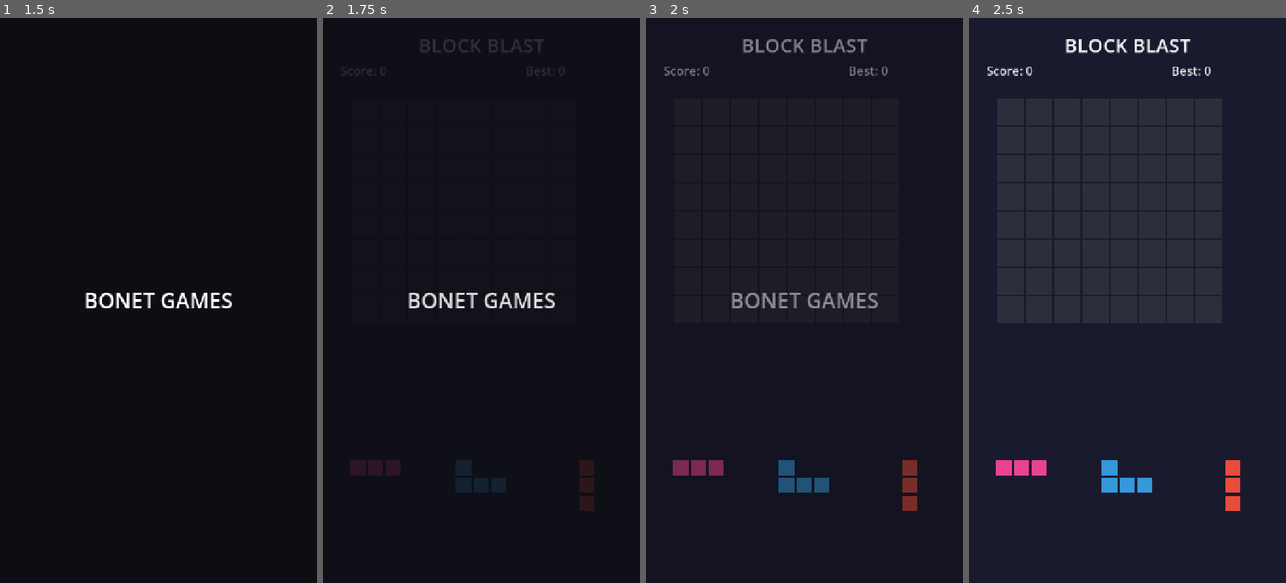
Above: before the commit, frames 1-4 (left to right).
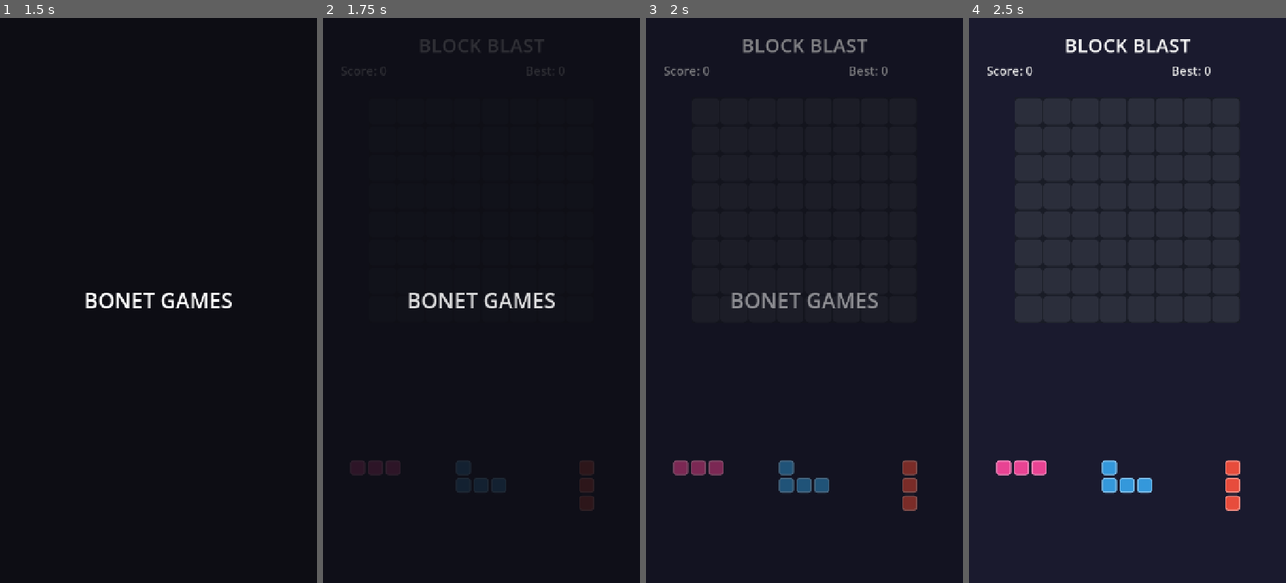
Above: after the commit, the same moments.

Repository: kpgursoy/mygame
Game: Godot game, scene res://scenes/Main.tscn
Two runs of this game, one before a commit and one after it. Both use one fixed random seed, a clock stepped at 60 frames per second and the inputs below.
Inputs:
- Up to frame 1 (1.5 s): tap Enter at 0.5 s; tap Space at 1.25 s
- Up to frame 2 (1.75 s): no input
- Up to frame 3 (2 s): no input
- Up to frame 4 (2.5 s): no input

Frame 1 is identical in both runs. In frame 2, less than 0.1% of the frame differs, in the area x 8-86%, y 78-88%; in frame 3, 0.4%; in frame 4, 0.6%.

Commit message:
küpler düzeltildi,kombo animasyonu,restart butonu,patlama efekti,grid tasarımı

Diff:
--- a/scripts/GridView.gd
+++ b/scripts/GridView.gd
@@ -9,6 +9,7 @@
 var board: Array = []
 var hover_cells: Array = []
 var hover_valid := false
+var hover_color := Color.WHITE
 
 # Taşı sürüklerken kare değişimini takip etmek için
 var last_hover_anchor := Vector2i(-999, -999)
@@ -16,6 +17,14 @@
 func _ready() -> void:
 	custom_minimum_size = Vector2(GRID_SIZE * cell_size, GRID_SIZE * cell_size)
 	size = custom_minimum_size
+
+	# OTOMATİK ORTALAMA: Ekranın tam ortasına yatayda kilitler
+	anchors_preset = Control.PRESET_CENTER_TOP
+	anchor_left = 0.5
+	anchor_right = 0.5
+	offset_left = -(GRID_SIZE * cell_size) / 2.0
+	offset_right = (GRID_SIZE * cell_size) / 2.0
+
 	_init_board()
 	mouse_exited.connect(_on_mouse_exited)
 
@@ -40,21 +49,53 @@
 	queue_redraw()
 
 func _draw() -> void:
+	# Arka plan paneli
 	draw_rect(Rect2(Vector2.ZERO, Vector2(GRID_SIZE * cell_size, GRID_SIZE * cell_size)), Color(0.10, 0.11, 0.15))
+
 	for y in range(GRID_SIZE):
 		for x in range(GRID_SIZE):
 			var r = Rect2(x * cell_size + 1, y * cell_size + 1, cell_size - 3, cell_size - 3)
 			var c = board[y][x]
+
 			if c != null:
-				draw_rect(r, c)
+				_draw_styled_block(r, c)
 			else:
-				draw_rect(r, Color(0.17, 0.18, 0.23))
+				# Boş kareler için yuvarlatılmış mat kutu
+				_draw_styled_block(r, Color(0.17, 0.18, 0.23), true)
+
+	# Sürüklerken gösterilen önizleme (yarı saydam siluet)
 	if hover_cells.size() > 0:
-		var hc = Color(0.3, 1.0, 0.4, 0.5) if hover_valid else Color(1.0, 0.25, 0.25, 0.5)
+		var hc = hover_color
+		hc.a = 0.45 if hover_valid else 0.25
+		if not hover_valid:
+			hc = Color(0.9, 0.2, 0.2, 0.35) # Geçersiz yerleşimse şeffaf kırmızı
+
 		for cell in hover_cells:
 			if in_bounds(cell.x, cell.y):
 				var r = Rect2(cell.x * cell_size + 1, cell.y * cell_size + 1, cell_size - 3, cell_size - 3)
-				draw_rect(r, hc)
+				_draw_styled_block(r, hc)
+
+# Blokları modern, yuvarlatılmış ve 3D görünümlü çizen fonksiyon
+func _draw_styled_block(rect: Rect2, color: Color, is_empty: bool = false) -> void:
+	var style = StyleBoxFlat.new()
+	style.bg_color = color
+
+	# Köşe yuvarlatma (Block Blast tarzı kavis)
+	var radius = int(rect.size.x * 0.18)
+	style.corner_radius_top_left = radius
+	style.corner_radius_top_right = radius
+	style.corner_radius_bottom_left = radius
+	style.corner_radius_bottom_right = radius
+
+	if not is_empty:
+		# Kenarlara parlaklık/kabartma çizgisi ekler
+		style.border_width_top = 3
+		style.border_width_left = 3
+		style.border_width_bottom = 3
+		style.border_width_right = 3
+		style.border_color = color.lightened(0.35)
+
+	draw_style_box(style, rect)
 
 func in_bounds(x: int, y: int) -> bool:
 	return x >= 0 and x < GRID_SIZE and y >= 0 and y < GRID_SIZE
@@ -81,6 +122,7 @@
 		var x = anchor.x + cell.x
 		var y = anchor.y + cell.y
 		board[y][x] = color
+
 	var cleared = clear_lines()
 	queue_redraw()
 	piece_placed.emit(cleared, shape.size())
@@ -88,6 +130,7 @@
 func clear_lines() -> int:
 	var rows_to_clear = []
 	var cols_to_clear = []
+
 	for y in range(GRID_SIZE):
 		var full = true
 		for x in range(GRID_SIZE):
@@ -96,6 +139,7 @@
 				break
 		if full:
 			rows_to_clear.append(y)
+
 	for x in range(GRID_SIZE):
 		var full = true
 		for y in range(GRID_SIZE):
@@ -104,13 +148,92 @@
 				break
 		if full:
 			cols_to_clear.append(x)
-	for y in rows_to_clear:
-		for x in range(GRID_SIZE):
-			board[y][x] = null
-	for x in cols_to_clear:
-		for y in range(GRID_SIZE):
-			board[y][x] = null
-	return rows_to_clear.size() + cols_to_clear.size()
+
+	var total_cleared = rows_to_clear.size() + cols_to_clear.size()
+
+	if total_cleared > 0:
+		var cells_to_animate: Array = []
+
+		for y in rows_to_clear:
+			for x in range(GRID_SIZE):
+				if not Vector2i(x, y) in cells_to_animate:
+					cells_to_animate.append(Vector2i(x, y))
+
+		for x in cols_to_clear:
+			for y in range(GRID_SIZE):
+				if not Vector2i(x, y) in cells_to_animate:
+					cells_to_animate.append(Vector2i(x, y))
+
+		# Güçlü Patlama Animasyonu & Parçacıklar
+		_animate_clearing_cells_v2(cells_to_animate, total_cleared)
+
+	return total_cleared
+
+# GÜÇLÜ PATLAMA & PARÇACIK ANİMASYONU
+func _animate_clearing_cells_v2(cells: Array, intensity: int) -> void:
+	var anim_container = Node2D.new()
+	add_child(anim_container)
+
+	# GRID SARSINTISI (Screen Shake)
+	var original_pos = position
+	var shake_tween = create_tween()
+	for i in range(5):
+		var offset = Vector2(randf_range(-6, 6), randf_range(-6, 6)) * intensity
+		shake_tween.tween_property(self, "position", original_pos + offset, 0.03)
+	shake_tween.tween_property(self, "position", original_pos, 0.03)
+
+	for cell in cells:
+		var color = board[cell.y][cell.x]
+		if color == null:
+			continue
+
+		board[cell.y][cell.x] = null
+
+		var center_pos = Vector2(cell.x * cell_size + cell_size / 2.0, cell.y * cell_size + cell_size / 2.0)
+
+		# 1. PARÇACIK PATLAMASI (Kıvılcımlar/Konfetiler)
+		var particles = CPUParticles2D.new()
+		particles.position = center_pos
+		particles.emitting = false
+		particles.one_shot = true
+		particles.amount = 14
+		particles.lifetime = 0.4
+		particles.explosiveness = 0.9
+		particles.spread = 180.0
+		particles.gravity = Vector2(0, 400) # Aşağı doğru düşüş
+		particles.initial_velocity_min = 100.0
+		particles.initial_velocity_max = 220.0
+		particles.scale_amount_min = 4.0
+		particles.scale_amount_max = 8.0
+		particles.color = color.lightened(0.2)
+		anim_container.add_child(particles)
+		particles.emitting = true
+
+		# 2. PATLAYAN BLOK GÖRSELİ
+		var r = Rect2(cell.x * cell_size + 1, cell.y * cell_size + 1, cell_size - 3, cell_size - 3)
+		var temp_block = Control.new()
+		temp_block.position = r.position
+		temp_block.size = r.size
+		temp_block.pivot_offset = r.size / 2.0
+
+		var block_color = color
+		temp_block.draw.connect(func():
+			var local_rect = Rect2(Vector2.ZERO, r.size)
+			_draw_styled_block(local_rect, block_color)
+		)
+
+		anim_container.add_child(temp_block)
+		temp_block.queue_redraw()
+
+		# TWEEN ANİMASYONU: Hızla büyüyüp parlayarak kaybolma
+		var tween = create_tween().set_parallel(true)
+		tween.tween_property(temp_block, "scale", Vector2(1.35, 1.35), 0.1).set_trans(Tween.TRANS_BACK)
+		tween.tween_property(temp_block, "modulate", Color(2.0, 2.0, 2.0, 0.0), 0.18).set_trans(Tween.TRANS_QUAD)
+
+	queue_redraw()
+
+	await get_tree().create_timer(0.45).timeout
+	anim_container.queue_free()
 
 func anchor_from_local(pos: Vector2, shape: Array) -> Vector2i:
 	var max_x := 0
@@ -133,12 +256,14 @@
 		return false
 
 	var shape = data["shape"]
+	if data.has("color"):
+		hover_color = data["color"]
+
 	var anchor = anchor_from_local(pos, shape)
 
-	# EĞER TAŞ YENİ BİR KARENİN ÜSTÜNE GELDİYSE ÇOK HAFİF TİTRET
 	if anchor != last_hover_anchor:
 		last_hover_anchor = anchor
-		Input.vibrate_handheld(15) # Kılcal, tık hissi veren titreşim
+		Input.vibrate_handheld(15)
 
 	var valid = can_place(shape, anchor)
 	hover_valid = valid
@@ -153,7 +278,7 @@
 	var color = data["color"]
 	var anchor = anchor_from_local(pos, shape)
 	hover_cells = []
-	last_hover_anchor = Vector2i(-999, -999) # Bırakınca sıfırla
+	last_hover_anchor = Vector2i(-999, -999)
 
 	if can_place(shape, anchor):
 		place(shape, anchor, color)
--- a/scripts/Main.gd
+++ b/scripts/Main.gd
@@ -46,7 +46,7 @@
 
 var combo_tween: Tween
 
-# BURAYI KENDİ STÜDYONA GÖRE DÜZENLEYEBİLİRSİN
+# STÜDYO BİLGİLERİ
 var studio_name_text := "BONET GAMES"
 var logo_path := "res://logo.png"
 
@@ -152,35 +152,57 @@
 	tween.tween_property(splash_panel, "modulate:a", 0.0, 1.0).set_trans(Tween.TRANS_SINE)
 	tween.tween_callback(splash_panel.queue_free)
 
+# GÜZELEŞTİRİLMİŞ MODERN GAME OVER VE RESTART BUTONU
 func _build_game_over_panel() -> void:
 	var dim = ColorRect.new()
-	dim.color = Color(0, 0, 0, 0.75)
+	dim.color = Color(0.05, 0.05, 0.1, 0.85) # Şık, koyu arka plan
 	dim.anchor_right = 1.0
 	dim.anchor_bottom = 1.0
 	game_over_panel.add_child(dim)
 
 	var label = Label.new()
-	label.text = "Game Over"
+	label.text = "GAME OVER"
 	label.add_theme_font_size_override("font_size", 56)
-	label.add_theme_color_override("font_color", Color("ffffff"))
-	label.position = Vector2(0, 520)
+	label.add_theme_color_override("font_color", Color("ff4757"))
+	label.position = Vector2(0, 480)
 	label.size = Vector2(720, 70)
 	label.horizontal_alignment = HORIZONTAL_ALIGNMENT_CENTER
 	game_over_panel.add_child(label)
 
 	final_score_label = Label.new()
-	final_score_label.add_theme_font_size_override("font_size", 32)
-	final_score_label.add_theme_color_override("font_color", Color("f1c40f"))
-	final_score_label.position = Vector2(0, 600)
+	final_score_label.add_theme_font_size_override("font_size", 36)
+	final_score_label.add_theme_color_override("font_color", Color("ffa502"))
+	final_score_label.position = Vector2(0, 560)
 	final_score_label.size = Vector2(720, 50)
 	final_score_label.horizontal_alignment = HORIZONTAL_ALIGNMENT_CENTER
 	game_over_panel.add_child(final_score_label)
 
+	# Barlas/Modern Stilinde Play Again Butonu
 	var btn = Button.new()
-	btn.text = "Play Again"
-	btn.position = Vector2(260, 690)
-	btn.custom_minimum_size = Vector2(200, 60)
+	btn.text = "PLAY AGAIN"
+	btn.position = Vector2(220, 650)
+	btn.custom_minimum_size = Vector2(280, 70)
+	btn.add_theme_font_size_override("font_size", 28)
+	btn.add_theme_color_override("font_color", Color("ffffff"))
 	btn.pressed.connect(_on_restart)
+
+	# Butonun Görsel Tasarımı (StyleBoxFlat)
+	var btn_style = StyleBoxFlat.new()
+	btn_style.bg_color = Color("2ed573") # Canlı yeşil
+	btn_style.corner_radius_top_left = 20
+	btn_style.corner_radius_top_right = 20
+	btn_style.corner_radius_bottom_left = 20
+	btn_style.corner_radius_bottom_right = 20
+	btn_style.border_width_bottom = 6
+	btn_style.border_color = Color("26af5f") # 3D gömme efekti
+
+	var btn_hover = btn_style.duplicate()
+	btn_hover.bg_color = Color("26af5f")
+
+	btn.add_theme_stylebox_override("normal", btn_style)
+	btn.add_theme_stylebox_override("hover", btn_hover)
+	btn.add_theme_stylebox_override("pressed", btn_hover)
+
 	game_over_panel.add_child(btn)
 
 func _new_tray() -> void:
@@ -203,12 +225,11 @@
 
 func _on_piece_placed(cleared: int, cells_placed: int) -> void:
 	score += cells_placed
-	moves_since_last_clear += 1 # Her blok konulduğunda hamle sayısını 1 arttır
-
-	# EĞER SATIR/SÜTUN PATLATILDIYSA
+	moves_since_last_clear += 1
+
 	if cleared > 0:
 		combo_count += 1
-		moves_since_last_clear = 0 # Patlatma yapıldığı için 5 hamlelik hakkı sıfırla
+		moves_since_last_clear = 0
 
 		var base_clear_score = cleared * cleared * 10
 		score += base_clear_score * combo_count
@@ -232,8 +253,6 @@
 			combo_tween.tween_property(combo_label, "modulate:a", 0.0, 0.4)
 			combo_tween.tween_callback(func(): combo_label.visible = false)
 	else:
-		# EĞER PATLATMA YAPILAMADIYSA
-		# 5. hamle dolduysa komboyu sıfırla, dolmadıysa kombo hakkı devam eder (sayıyı sıfırlama)
 		if moves_since_last_clear >= 5:
 			combo_count = 0
 
@@ -279,7 +298,7 @@
 	game_over_panel.visible = false
 	score = 0
 	combo_count = 0
-	moves_since_last_clear = 0 # Yeni oyunda sayacı da sıfırla
+	moves_since_last_clear = 0
 	combo_label.visible = false
 	score_label.text = "Score: 0"
 	grid.reset_board()
--- a/scripts/PieceView.gd
+++ b/scripts/PieceView.gd
@@ -23,7 +23,11 @@
 		return
 	for cell in shape:
 		var r = Rect2(cell.x * cell_size + 2, cell.y * cell_size + 2, cell_size - 6, cell_size - 6)
-		draw_rect(r, color)
+		# ESKİ KOD (YORUMDA):
+		# draw_rect(r, color)
+
+		# YENİ KOD:
+		_draw_styled_block(r, color)
 
 func _get_drag_data(_at_position: Vector2) -> Variant:
 	if used_flag:
@@ -42,12 +46,44 @@
 	preview.draw.connect(func():
 		for cell in pv_shape:
 			var r = Rect2(cell.x * pv_cell + 2, cell.y * pv_cell + 2, pv_cell - 6, pv_cell - 6)
-			preview.draw_rect(r, pv_color)
+			# ESKİ KOD (YORUMDA):
+			# preview.draw_rect(r, pv_color)
+
+			# YENİ KOD (Sürüklerken kavisli gösterir):
+			var style = StyleBoxFlat.new()
+			style.bg_color = pv_color
+			var radius = int(r.size.x * 0.18)
+			style.corner_radius_top_left = radius
+			style.corner_radius_top_right = radius
+			style.corner_radius_bottom_left = radius
+			style.corner_radius_bottom_right = radius
+			style.border_width_top = 3
+			style.border_width_left = 3
+			style.border_width_bottom = 3
+			style.border_width_right = 3
+			style.border_color = pv_color.lightened(0.35)
+			preview.draw_style_box(style, r)
 	)
 	preview.position = -size / 2.0
 	set_drag_preview(preview)
 	modulate.a = 0.3
 	return {"shape": shape, "color": color, "origin": self}
+
+# Yeni stilli blok çizimi
+func _draw_styled_block(rect: Rect2, p_color: Color) -> void:
+	var style = StyleBoxFlat.new()
+	style.bg_color = p_color
+	var radius = int(rect.size.x * 0.18)
+	style.corner_radius_top_left = radius
+	style.corner_radius_top_right = radius
+	style.corner_radius_bottom_left = radius
+	style.corner_radius_bottom_right = radius
+	style.border_width_top = 3
+	style.border_width_left = 3
+	style.border_width_bottom = 3
+	style.border_width_right = 3
+	style.border_color = p_color.lightened(0.35)
+	draw_style_box(style, rect)
 
 func mark_used() -> void:
 	used_flag = true
